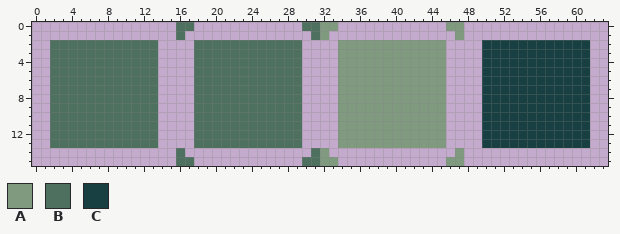
Pixel-art file: assets/images/button.aseprite. Above, as it was before the edit.
64x16 pixels, 1 frame.
Palette (. is transparent): A #809a80  B #4e715f  C #184042
Now the later version:
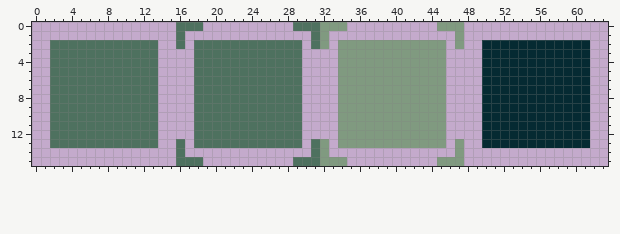
Difference:
@@ palette @@
-C #184042
+C #052a32
@@ x 14..49 @@
- 0 ..BB............BBAA............AA..
+ 0 ..BBB..........BBBAAA..........AAA..
  1 ..B..............BA..............A..
- 2 ....BBBBBBBBBBBB....AAAAAAAAAAAA....
+ 2 ..B.BBBBBBBBBBBB.BA.AAAAAAAAAAAA.A..
  3 ....BBBBBBBBBBBB....AAAAAAAAAAAA....
@@ x 14..49 @@
 12 ....BBBBBBBBBBBB....AAAAAAAAAAAA....
-13 ....BBBBBBBBBBBB....AAAAAAAAAAAA....
+13 ..B.BBBBBBBBBBBB.BA.AAAAAAAAAAAA.A..
 14 ..B..............BA..............A..
-15 ..BB............BBAA............AA..
+15 ..BBB..........BBBAAA..........AAA..
